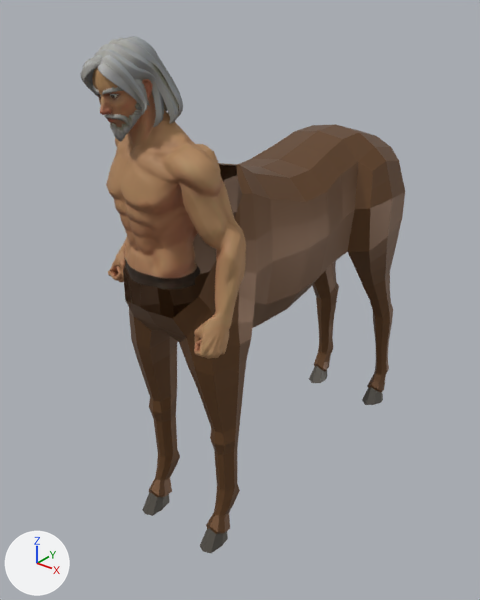
Two versions of the glTF model client/godot/art/cc0/made/Centaur.glb, one commit apart.
Rendered twice from a 50 mm lens placed at (3.62, -5.11, 4.97), pointed at (-0.23, -0.3, 1.99). Lighting does not change. The marker at lower left points along +X, +Y and +Z. The picture after the commit comes second. Where no turn or scale is listed for an object, it has been applied to the vertices.

In view in the first picture: 'Centaur'.
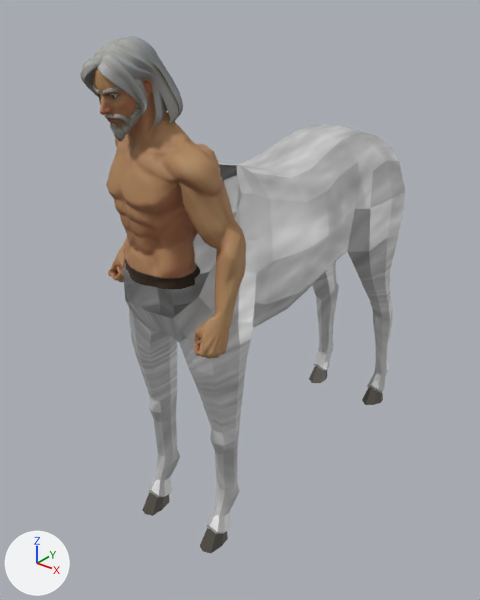
Patch to the scene script:
```diff
--- a/client/godot/art/cc0/made/Centaur.glb.py
+++ b/client/godot/art/cc0/made/Centaur.glb.py
@@ img_horse_coat @@
+img_horse_coat = load_image('Horse_Coat', '_unpacked/Horse_Coat', 512, 512, 'sRGB')
@@ mat_main @@
 n2 = _N.new('ShaderNodeMix'); n2.name = 'Mix'
 n2.inputs[0].default_value = 1.0  # 'Factor'
-n2.inputs[7].default_value = (0.157, 0.0713, 0.0256, 1.0)  # 'B', brown #6e4b2c
 n3 = _N.new('ShaderNodeVertexColor'); n3.name = 'Color Attribute'
+n4 = _N.new('ShaderNodeTexImage'); n4.name = 'Image Texture'
+n4.image = img_horse_coat
 _L.new(n0.outputs[0], n1.inputs[0])  # 'BSDF' to 'Surface'
 _L.new(n2.outputs[2], n0.inputs[0])  # 'Result' to 'Base Color'
-_L.new(n3.outputs[0], n2.inputs[6])  # 'Color' to 'A'
+_L.new(n3.outputs[0], n2.inputs[7])  # 'Color' to 'B'
+_L.new(n4.outputs[0], n2.inputs[6])  # 'Color' to 'A'
```

Where the change shows, as pixel boxes [x1, y1, x2, y2] in the pictures (480 x 600 px):
'Centaur', surface changed (brown to grey): [116, 124, 405, 537] in both
